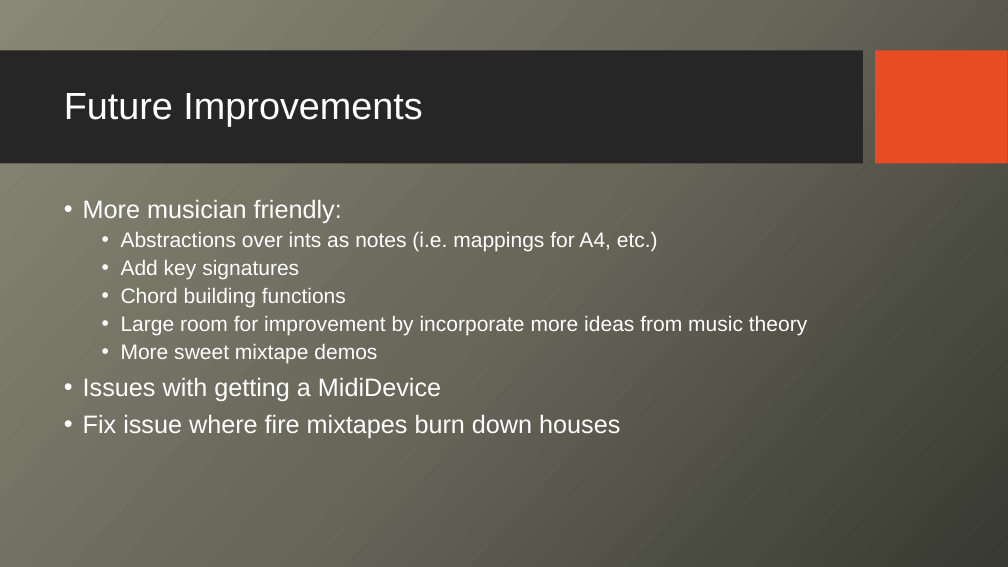
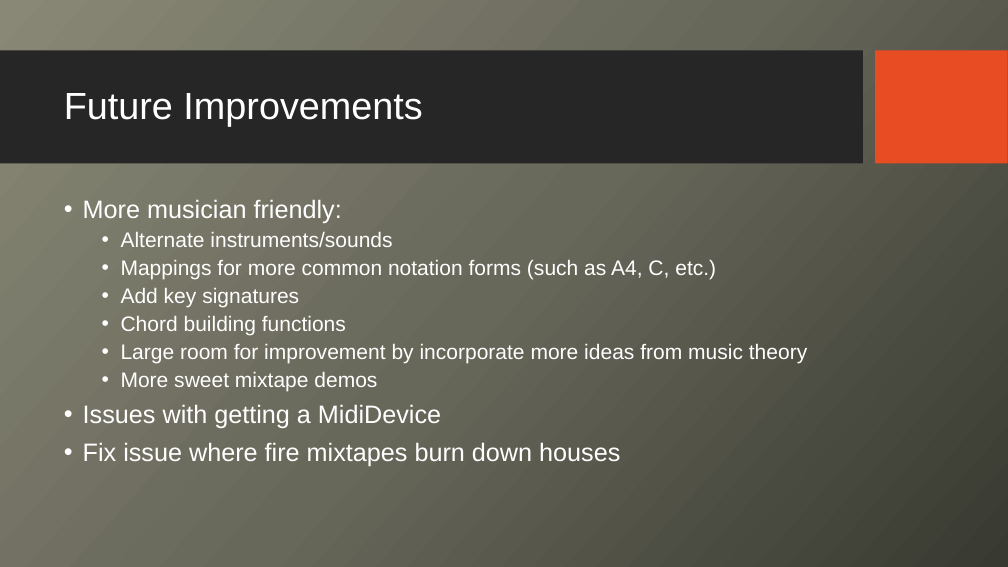
Before and after one commit to agerome/MixtapeStudio, a slide deck: slide 5 of Documentation/Propaganda/MixtapeStudio.pptx. Drawn at 1008x567 pixels with LibreOffice and Linux fonts; fonts in the diff are those of the drawing; background and template pictures are left out. Boxes give left, top, right and bottom in pixels: in the first picture for what was removed or moved away, otherwise in the second. Text is boxed around its words. In the diff, an @@ line names an element or a change of style, - is before the commit and + after.

```diff
--- a/Documentation/Propaganda/MixtapeStudio.pptx
+++ b/Documentation/Propaganda/MixtapeStudio.pptx
@@ text at [121,232,716,279]: text changed @@
-  • Abstractions over ints as notes (i.e. mappings for A4, etc.)
+  • Alternate instruments/sounds
+  • Mappings for more common notation forms (such as A4, C, etc.)
```
Also in this commit, not shown: 2 other files.
